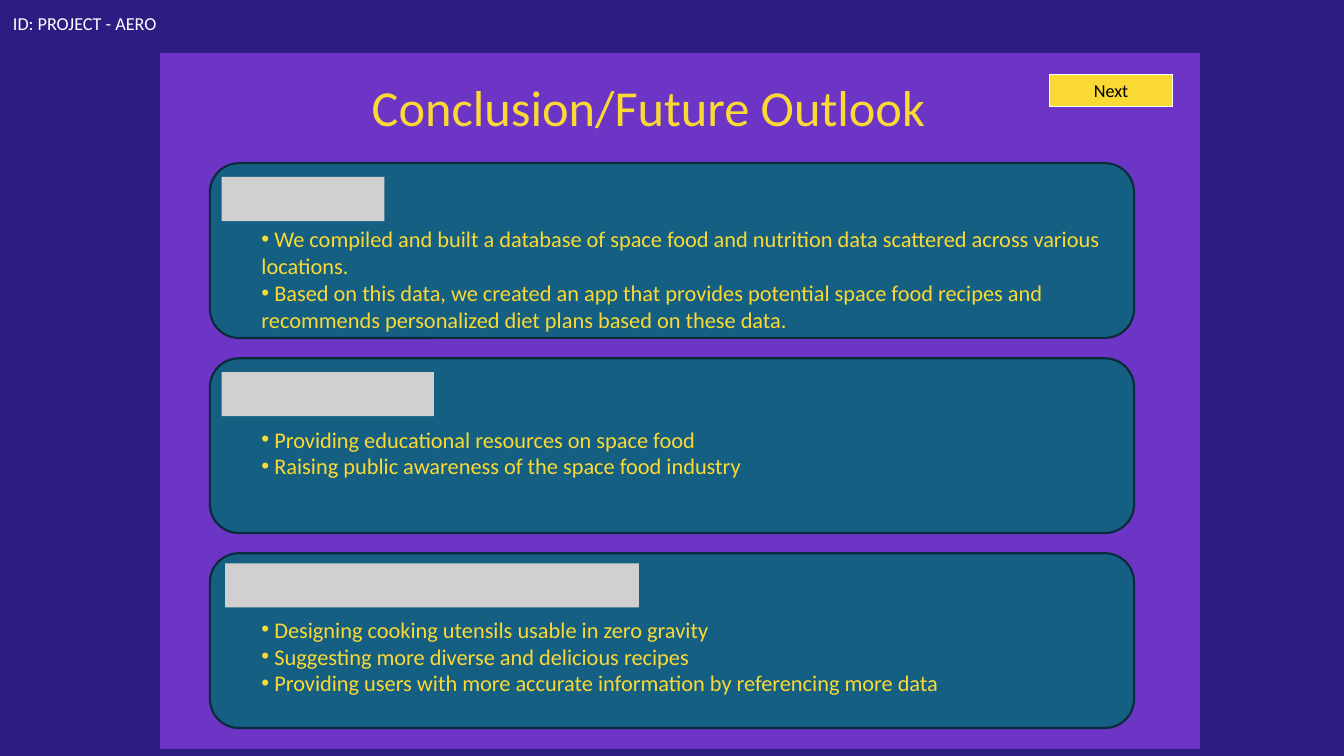
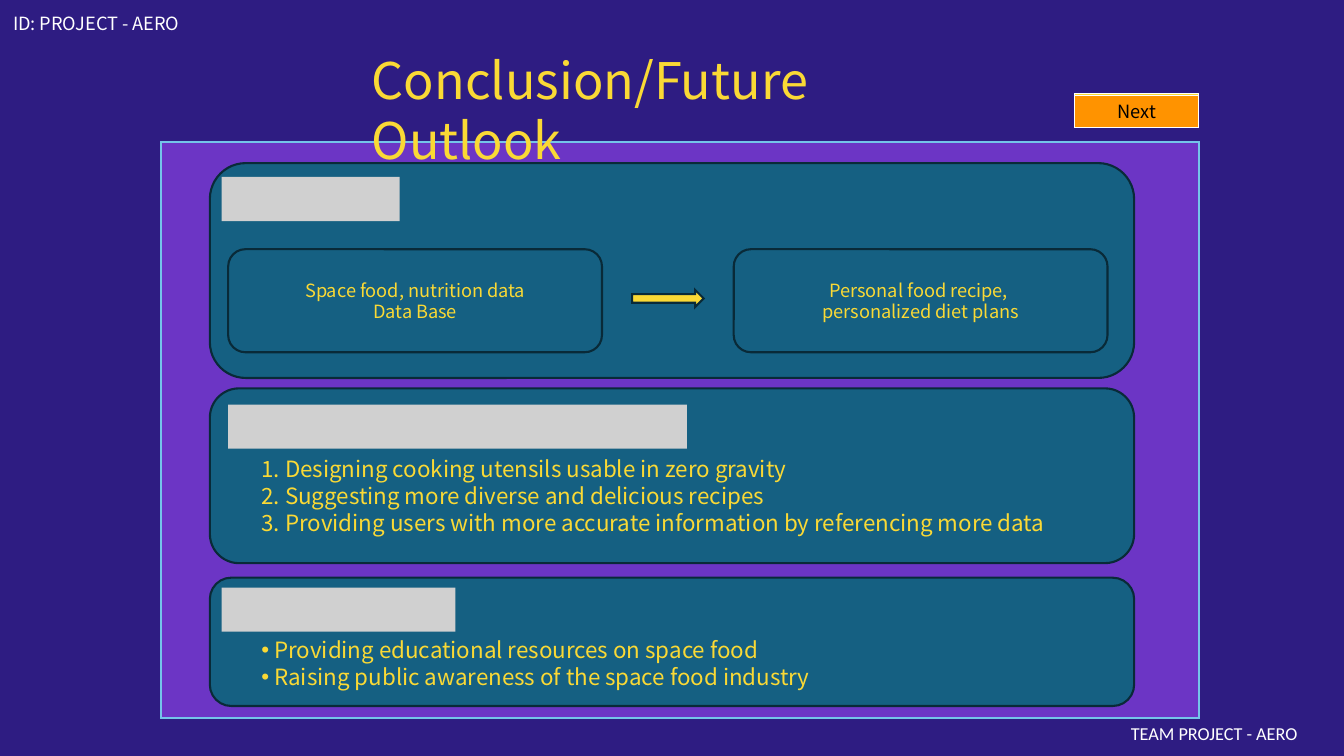
Before and after one commit to hansrocketry-hue/UNIST-Aero, a slide deck: slide 7 of project_powerpoint/project_demo.pptx. Drawn at 1344x756 pixels with LibreOffice and Linux fonts; fonts in the diff are those of the drawing; grey boxes stand for pictures; background and template pictures are left out. Boxes give left, top, right and bottom in pixels: in the first picture for what was removed or moved away, otherwise in the second. Text is boxed around its words. In the diff, an @@ line names an element or a change of style, - is before the commit and + after.

```diff
--- a/project_powerpoint/project_demo.pptx
+++ b/project_powerpoint/project_demo.pptx
@@ text "Conclusion/Future Outlook": place and size @@
-text "Conclusion/Future Outlook" at [372, 91, 925, 128]
+text "Conclusion/Future Outlook" at [372, 59, 808, 172]
@@ rectangle "Next": place and size @@
-rectangle "Next" at [1050, 74, 1174, 106]
+rectangle "Next" at [1075, 94, 1199, 126]
@@ rectangle added at [1075, 95, 1199, 127], fill #FF9300, outline #FFFFFF 0.75 pt, 13 pt, text #000000 @@
+Next
@@ rectangle: place and size @@
-rectangle at [161, 54, 1199, 749]
+rectangle at [161, 142, 1199, 719]
@@ rectangle at [161, 142, 1199, 719]: outline #6C35C5 1.5 pt to #74C4E9 1.5 pt @@
@@ rounded rectangle: place and size @@
-rounded rectangle at [210, 163, 1134, 338]
+rounded rectangle at [210, 163, 1134, 378]
@@ picture: place and size @@
-picture at [222, 177, 384, 222]
+picture at [222, 177, 400, 222]
@@ text removed at [261, 231, 1100, 332] @@
-• We compiled and built a database of space food and nutrition data scattered across various locations.
-• Based on this data, we created an app that provides potential space food recipes and recommends personalized diet plans based on these data.
@@ rounded rectangle added at [228, 249, 602, 352], fill #156082, outline #092A39 1.5 pt, 13 pt, text #FAD935 @@
+Space food, nutrition data
+Data Base
@@ rounded rectangle added at [734, 249, 1108, 352], fill #156082, outline #092A39 1.5 pt, 13 pt, text #FAD935 @@
+Personal food recipe,
+personalized diet plans
@@ right arrow added at [632, 290, 704, 308], fill #FAD935, outline #092A39 1.5 pt @@
@@ rounded rectangle: place and size @@
-rounded rectangle at [210, 554, 1134, 728]
+rounded rectangle at [210, 388, 1134, 563]
@@ picture removed at [222, 372, 434, 416] @@
@@ picture added at [228, 404, 687, 449] @@
@@ text at [261, 459, 1045, 536]: text changed; font Calibri to Noto Sans CJK KR @@
-• Designing cooking utensils usable in zero gravity
-• Suggesting more diverse and delicious recipes
-• Providing users with more accurate information by referencing more data
+1. Designing cooking utensils usable in zero gravity
+2. Suggesting more diverse and delicious recipes
+3. Providing users with more accurate information by referencing more data
@@ picture removed at [225, 564, 638, 608] @@
@@ rounded rectangle: place and size @@
-rounded rectangle at [210, 358, 1134, 532]
+rounded rectangle at [210, 578, 1134, 706]
@@ picture added at [222, 588, 456, 632] @@
@@ font Calibri to Noto Sans CJK KR in 3 elements at [13, 16, 180, 31], [372, 59, 808, 172], [274, 640, 809, 690] @@
@@ text "Providing educational resources on space ...": place and size @@
-text "Providing educational resources on space ..." at [274, 432, 740, 478]
+text "Providing educational resources on space ..." at [274, 640, 809, 690]
@@ text added at [1131, 728, 1297, 740], 13 pt, text #FFFFFF @@
+TEAM PROJECT - AERO
```
Also in this commit, not shown: 5 other slides changed, 1 slide added, 1 slide removed.
